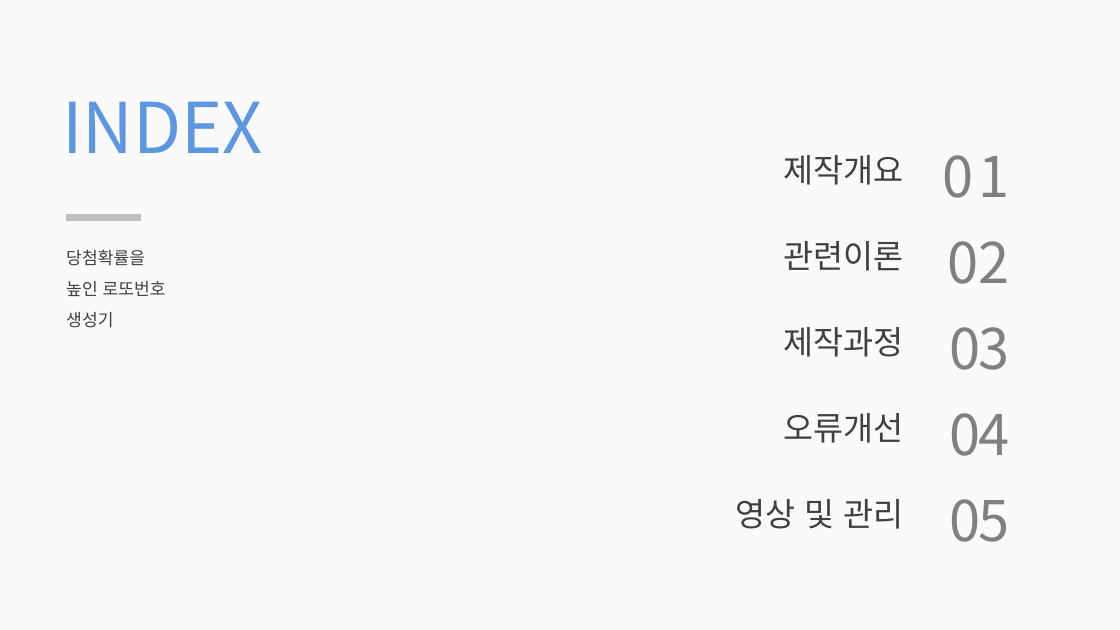
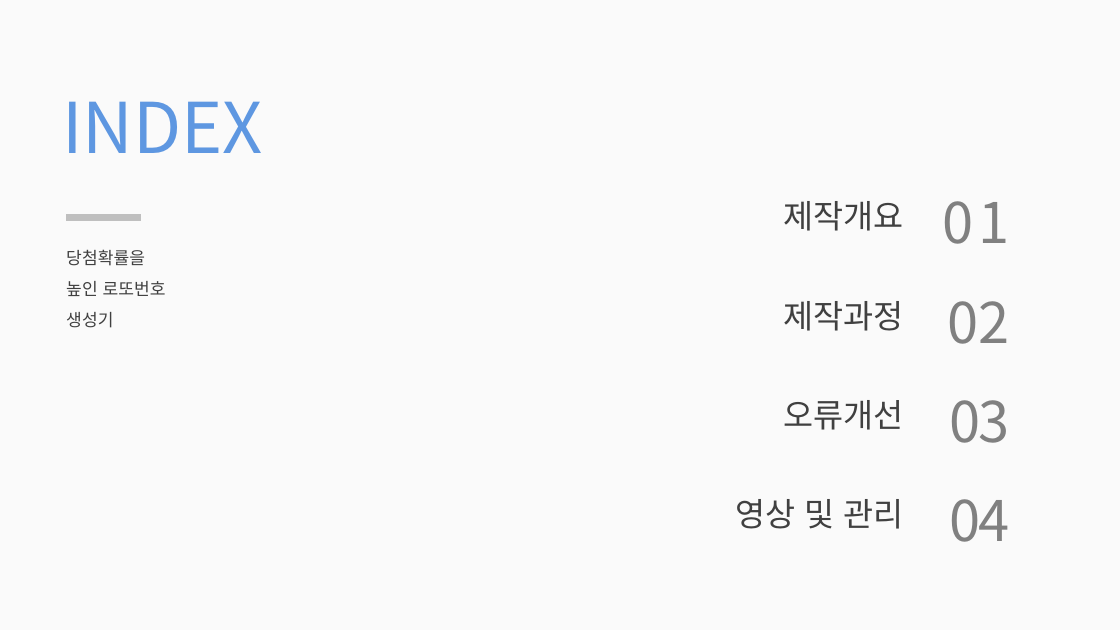
Before and after one commit to jhy0409/jhy0409, a slide deck: slide 2 of 2 vsStudio_P/210408_cSharp_basic_chap5/sukje_lotto/PPT/210409_로또번호 생성기.pptx. Drawn at 1120x630 pixels with LibreOffice and Linux fonts; fonts in the diff are those of the drawing. Boxes give left, top, right and bottom in pixels: in the first picture for what was removed or moved away, otherwise in the second. Text is boxed around its words. In the diff, an @@ line names an element or a change of style, - is before the commit and + after.

```diff
--- a/2 vsStudio_P/210408_cSharp_basic_chap5/sukje_lotto/PPT/210409_로또번호 생성기.pptx
+++ b/2 vsStudio_P/210408_cSharp_basic_chap5/sukje_lotto/PPT/210409_로또번호 생성기.pptx
@@ text "제작개요" moved from (x1=784, y1=155, x2=904, y2=185) to (x1=784, y1=201, x2=904, y2=231) @@
@@ text "01" moved from (x1=943, y1=155, x2=1010, y2=198) to (x1=943, y1=201, x2=1010, y2=244) @@
@@ text removed at (x1=784, y1=241, x2=904, y2=271) @@
-관련이론
@@ text "제작과정" moved from (x1=784, y1=327, x2=904, y2=357) to (x1=784, y1=301, x2=904, y2=331) @@
@@ text "02" moved from (x1=948, y1=241, x2=1010, y2=284) to (x1=948, y1=301, x2=1010, y2=344) @@
@@ text "오류개선" moved from (x1=784, y1=413, x2=904, y2=443) to (x1=784, y1=400, x2=904, y2=430) @@
@@ text "03" moved from (x1=949, y1=327, x2=1010, y2=370) to (x1=949, y1=400, x2=1010, y2=443) @@
@@ text "04" moved from (x1=949, y1=413, x2=1010, y2=456) to (x1=949, y1=499, x2=1010, y2=542) @@
@@ text removed at (x1=949, y1=499, x2=1010, y2=542) @@
-05
```
Also in this commit, not shown: 5 other slides changed, 1 slide added, 1 slide removed, 37 other files.
